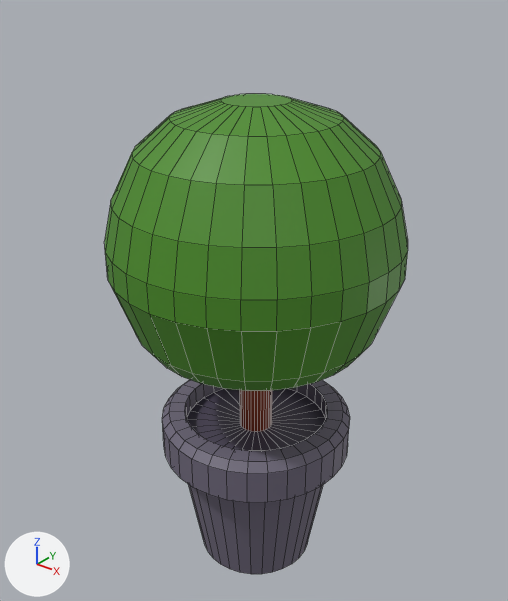
One commit to the FBX model Assets/Location/tree_2.fbx: the scene before it, then after it.
The view is the same before and after, from a camera (50 mm lens) standing at (34.56, -2.94, 3.33) and looking at (32.17, 0.04, 1.48). Every picture has the same lights, and +X, +Y and +Z are marked at lower left. Mesh edges are drawn as thin lines. Where no turn or scale is listed for an object, it has been applied to the vertices.

Objects in the first picture: 'Цилиндр.004'.
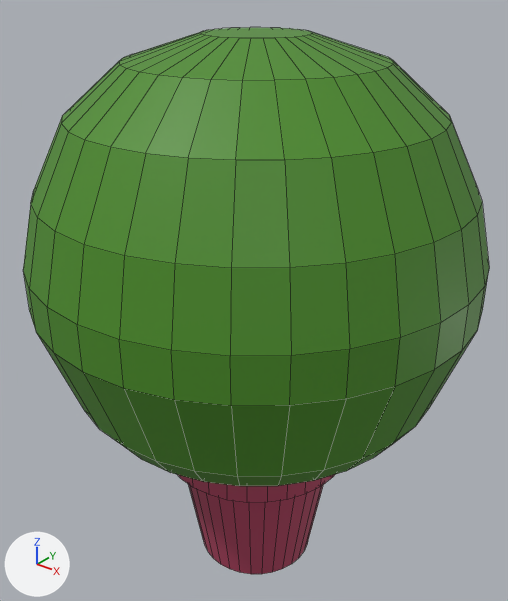
Changed parts and their boxes [x1, y1, x2, y2] in the pictures (508 x 601 px; the box of a moved part takes in the faces that stretch with it):
'Цилиндр.004', recoloured, reshaped (53% wider, 14% taller)
    before: [104, 94, 408, 574]
    after: [23, 28, 489, 574]
part 1 of me_цилиндр_004, moved or reshaped
    before: [104, 94, 408, 429]
    after: [23, 28, 489, 486]

Patch to the scene script:
```diff
--- a/Assets/Location/tree_2.fbx.py
+++ b/Assets/Location/tree_2.fbx.py
@@ mat_материал_040 @@
 mat_материал_040 = principled_material('Материал.040')
-mat_материал_040.base_color = (0.157, 0.138, 0.196)  # grey #6e687a
+mat_материал_040.base_color = (0.429, 0.0529, 0.117)  # pink #af4160
@@ me_цилиндр_004 @@
 # used by ob_цилиндр_004; location = (32.224, 0.0, 0.0)
-me_цилиндр_004.from_pydata(...)  # 544 vertices, 514 faces; spans x -0.85..0.85, y -0.85..0.85, z -0.3..2.67
+me_цилиндр_004.from_pydata(...)  # 544 vertices, 514 faces; spans x -1.27..1.27, y -1.27..1.27, z -0.3..3.0
+# me_цилиндр_004 part 1: 260 of the vertices in x -0.85..0.85, y -0.85..0.85, z 1.3..2.67 are scaled about their middle by 1.5, then moved by (0.0, 0.0, -0.01)
 me_цилиндр_004.materials.append(mat_материал_039)
```
